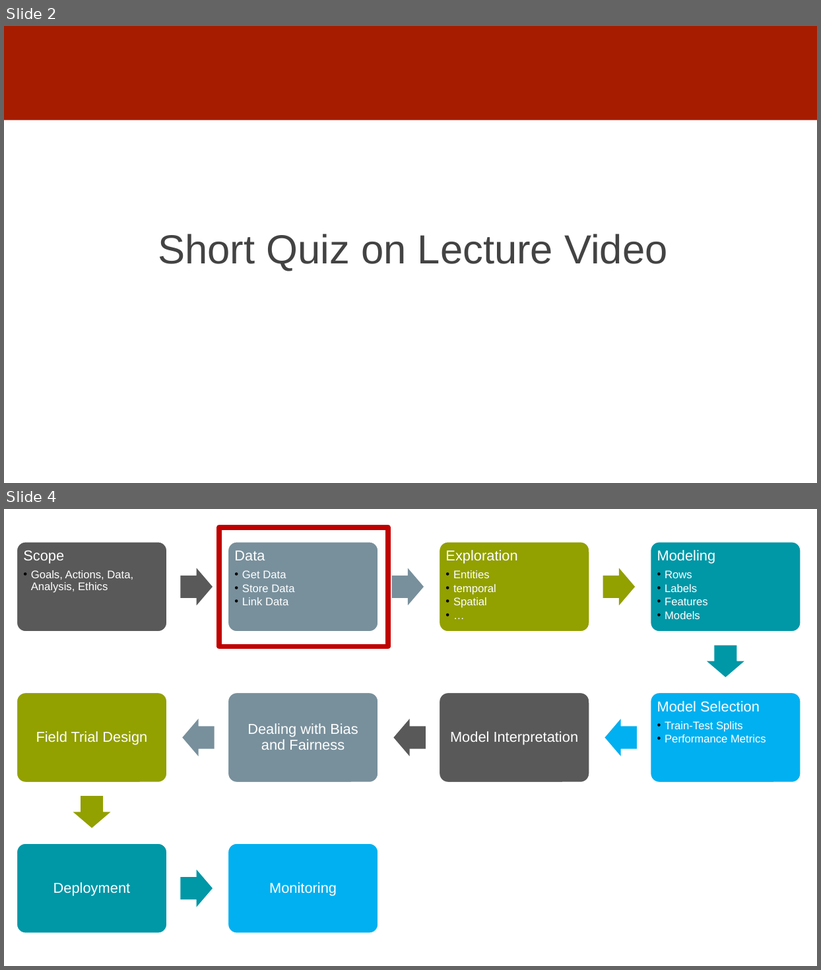
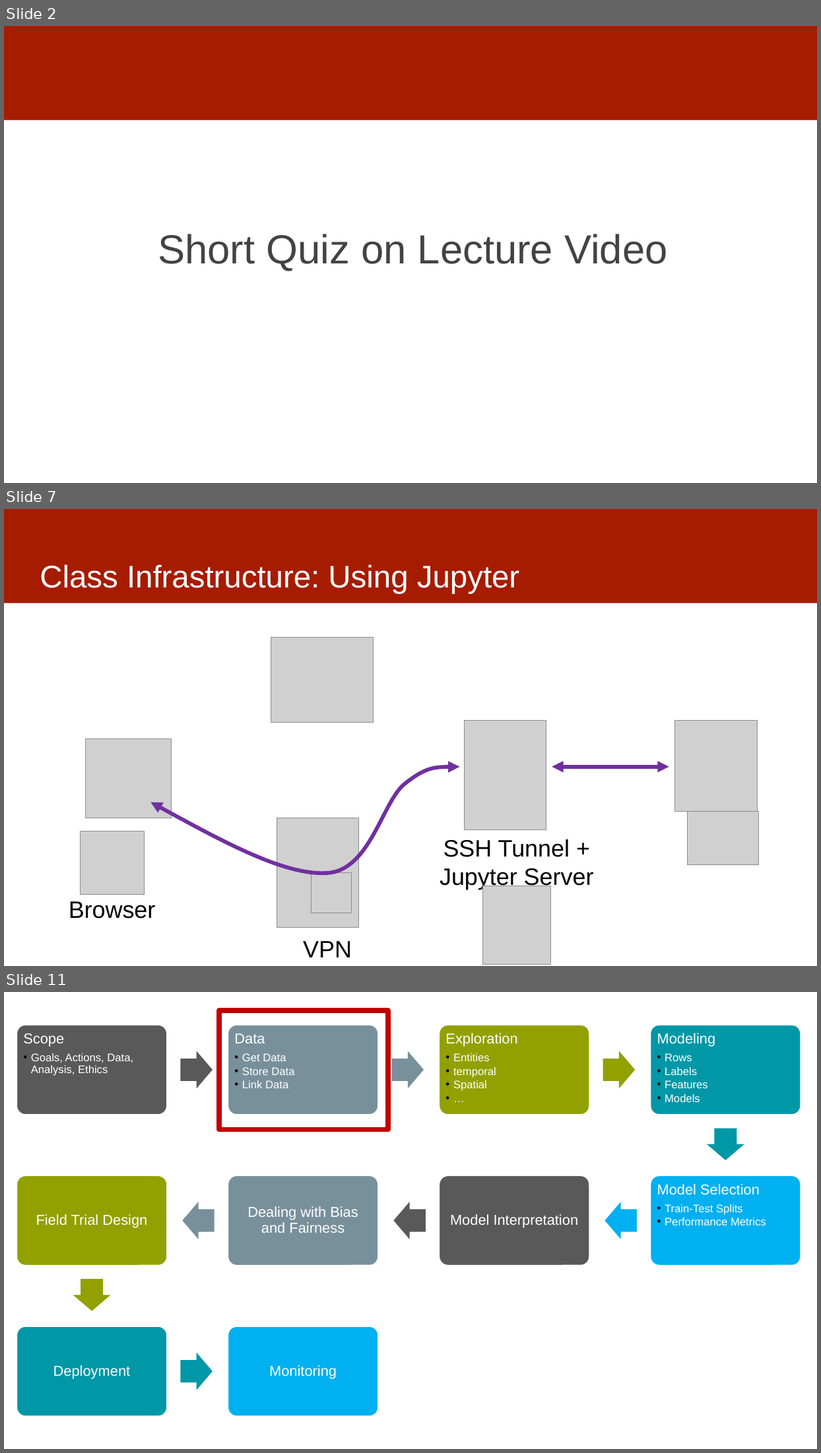
Before and after one commit to dssg/mlforpublicpolicylab, a slide deck: 02 - Case Studies and Acquiring Data/data -- discussion.pptx. Shown one above the other, each under a label of ours: slides 2 and 4 before the commit, slides 2, 7 and 11 after it; the slides between them are not shown. The pictures are 821x970 and 821x1453 pixels, drawn with LibreOffice and Linux fonts; fonts in the diff are those of the drawing; grey boxes stand for pictures. Boxes give left, top, right and bottom in pixels: in the first picture for what was removed or moved away, otherwise in the second. Text is boxed around its words. In the diff, an @@ line names an element or a change of style, - is before the commit and + after.

```diff
--- a/02 - Case Studies and Acquiring Data/data -- discussion.pptx
+++ b/02 - Case Studies and Acquiring Data/data -- discussion.pptx
@@ slide 7 added at <box>4,509,817,966</box>, background #FFFFFF; not listed: 1 template element that a slide beside it also shows @@
@@ title added at <box>40,564,519,594</box>, 37 pt, text #FFFFFF @@
+Class Infrastructure: Using Jupyter
@@ picture added at <box>271,638,374,722</box> @@
@@ picture added at <box>465,721,547,830</box> @@
@@ picture added at <box>675,721,757,811</box> @@
@@ picture added at <box>85,739,171,819</box> @@
@@ freeform shape added at <box>151,767,460,874</box>, outline #7030A0 4.5 pt @@
@@ double arrow added from (552, 767) to (669, 767), #7030A0 4.5 pt @@
@@ picture added at <box>277,819,358,928</box> @@
@@ picture added at <box>687,811,758,865</box> @@
@@ picture added at <box>81,831,145,894</box> @@
@@ text added at <box>440,840,594,890</box>, 28 pt, text #000000 @@
+SSH Tunnel +
+Jupyter Server
@@ picture added at <box>311,873,351,914</box> @@
@@ text added at <box>69,902,156,919</box>, 28 pt, text #000000 @@
+Browser
@@ picture added at <box>483,886,550,964</box> @@
@@ text added at <box>303,941,352,958</box>, 28 pt, text #000000 @@
+VPN
@@ what was slide 4 is now slide 11 @@
```
Also in this commit, not shown: 2 slides changed, 6 other slides added.
